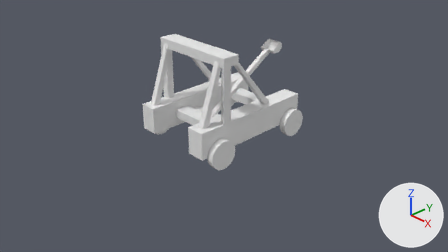
An edit to the Blender file Content/Geometry/Meshes/Imports/Siege/Catapult/catapultbetter.blend, drawn before and after from the same camera.
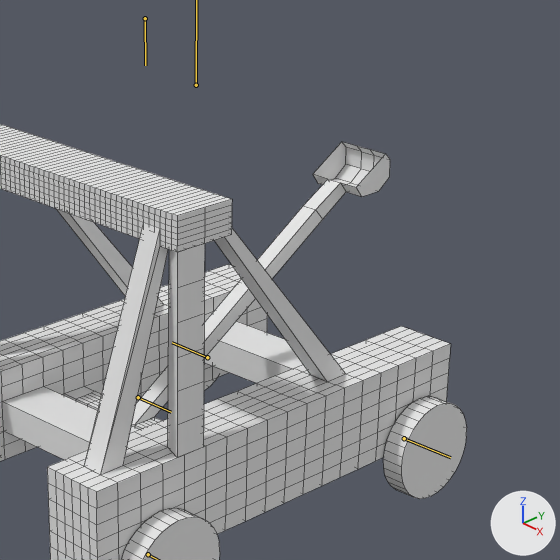
Each version appears first from the file's camera 'Camera', and next in a close-up on the part from 39% to 73% of the width and 0% to 61% of the height. The lights are fixed; the arrows at lower right show +X, +Y and +Z. The bones that bend it are drawn over the model as lines in the close-ups. The close-ups show mesh edges as thin lines.
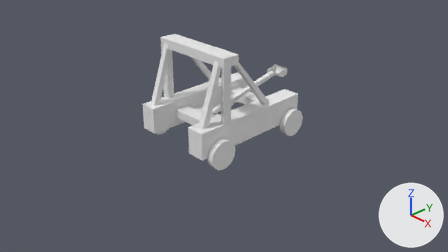
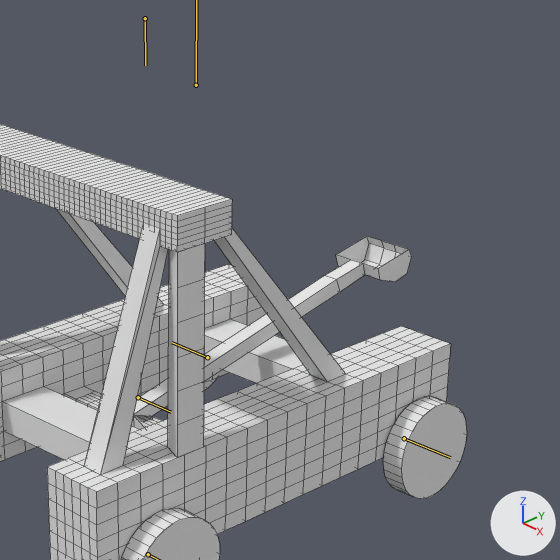
The newer file adds an action. The first version stands in its rest pose; the second is drawn at frame 10 of the action 'Drive'.

Changed parts and their boxes (x1, y1, x2, y2) in the close-ups (560 x 560 px):
'Cylinder.001', posed: (0, 124, 467, 560) in both

The edits, one by one:
Bone 'Back_Right_Wheel' (bone_back_right_wheel) turns from (0, 0, 0) to (0, 70, 0) degrees about its own x, y and z.
Bone 'Front_Right_Wheel' (bone_front_right_wheel) turns from (0, 0, 0) to (0, -117, 0) degrees about its own x, y and z.
Bone 'Front_Left_Wheel' (bone_front_left_wheel) turns from (0, 0, 0) to (19, 87, 20) degrees about its own x, y and z.
Bone 'Back_Left_Wheel' (bone_back_left_wheel) turns from (0, 0, 0) to (0, 103, 0) degrees about its own x, y and z.
Bone 'Rod' (bone_rod) turns from (0, 0, 0) to (0, -21, 0) degrees about its own x, y and z.
